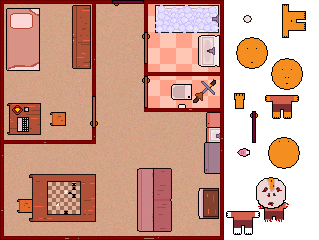
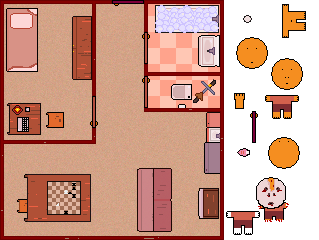
Layered file, before and after one edit (w=319, h=240). Changes by layer:
painted on "Layer 31" over [29, 5, 92, 222]
renamed "Layer 36" to "Layer 54", moved it above "Layer 1 copy 36", painted on it over [24, 174, 91, 222]
removed layer "Layer 36 copy 3" over [29, 174, 96, 222]
added layer "Layer 53" above "Layer 18" over [25, 107, 30, 112]
painted on "Layer 18" over [24, 107, 29, 112]
painted on "Layer 51" over [46, 112, 66, 128]
renamed "Layer 47" to "Layer 52", moved it above "Layer 32", painted on it over [6, 8, 40, 72]
